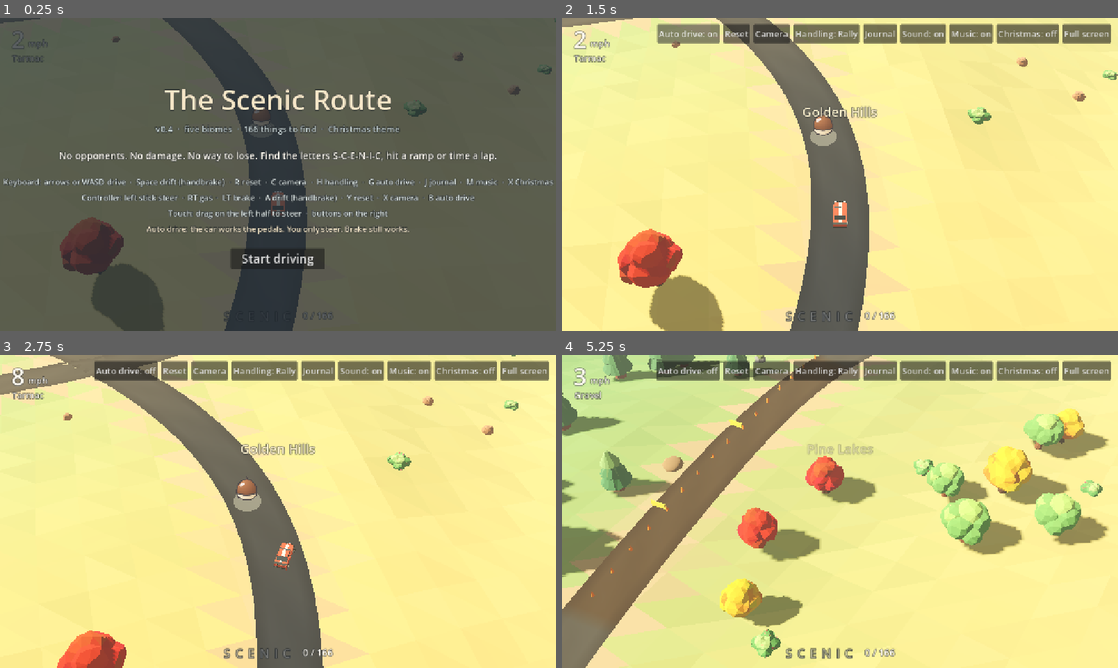
Above: before the commit, frames 1-4 (two rows, left to right).
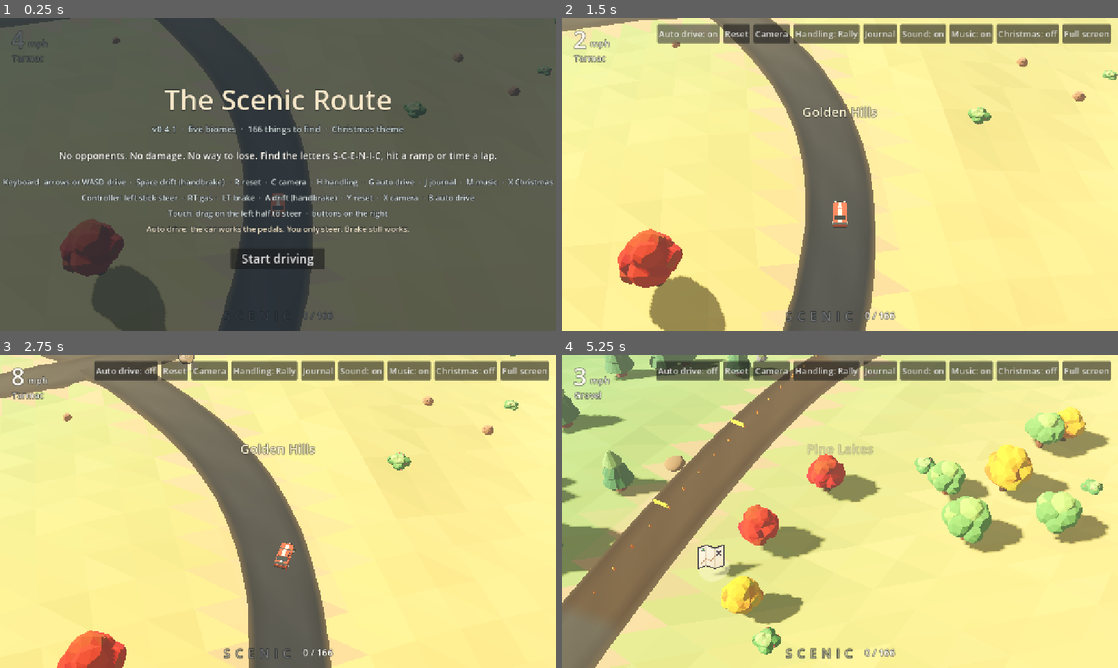
Above: after the commit, the same moments.

Repository: bclark10121-cloud/the-scenic-route
Game: Godot game, scene res://main.tscn
Two runs of this game, one before a commit and one after it. Both use one fixed random seed, a clock stepped at 60 frames per second and the inputs below.
Inputs (mouse positions are in pixels of both pictures, inside the frame that each line leads up to):
- Up to frame 1 (0.25 s): no input
- Up to frame 2 (1.5 s): click "Start driving" at 0.5 s; click "Auto drive: off" at 1.25 s
- Up to frame 3 (2.75 s): tap Enter (start) at 2 s; move the mouse to (400, 495) at 2.02 s; hold D (steer_right) from 2.03 s (still down); hold G (auto) from 2.03 s (still down); click (400, 495) at 2.17 s
- Up to frame 4 (5.25 s): release D (steer_right) at 2.75 s; release G (auto) at 2.75 s; drag from (728, 527) to (812, 574) at 2.77 s; move the mouse to (895, 442) at 3.52 s; hold D (steer_right) 3.53-4.25 s; hold W (gas) 3.53-4.25 s; drag from (812, 574) to (673, 464) at 4.27 s; move the mouse to (1006, 558) at 5.02 s; hold A (steer_left) from 5.03 s (still down); tap 1 (go1) at 5.1 s

The runs differ from the first frame. In frame 1, 2.8% of the frame differs, in the area x 0-100%, y 0-100%; in frame 2, 2.9%; in frame 3, 3.2%; in frame 4, 7.9%, in the area x 0-99%, y 0-100%.

Commit message:
v0.4.1: clean roads, solid railings and scenery
Roads are raised beds with their own collision and a soft verge, with the
ground dug lower underneath, so nothing pokes through on phones. Bridge
railings, trees, rocks, bushes and cactus now stop the car.

Co-Authored-By: Claude Fable 5.2 <noreply@anthropic.com>
Claude-Session: https://claude.ai/code/session_0117TTYBK9WeMkHugLJnrb6q

Diff:
--- a/project.godot
+++ b/project.godot
@@ -3,7 +3,7 @@
 
 [application]
 config/name="The Scenic Route"
-config/version="0.4.0"
+config/version="0.4.1"
 run/main_scene="res://main.tscn"
 config/features=PackedStringArray("4.6", "GL Compatibility")
 config/icon="res://icon.png"
--- a/scripts/hud.gd
+++ b/scripts/hud.gd
@@ -120,7 +120,7 @@
 	box.alignment = BoxContainer.ALIGNMENT_CENTER
 	box.add_theme_constant_override("separation", 10)
 	box.add_child(_centered("The Scenic Route", 64, Color("f6e7c8")))
-	box.add_child(_centered("v0.4  ·  five biomes  ·  166 things to find  ·  Christmas theme", 20, Color("c9d6d6")))
+	box.add_child(_centered("v0.4.1  ·  five biomes  ·  166 things to find  ·  Christmas theme", 20, Color("c9d6d6")))
 	box.add_child(_centered(" ", 8, Color.WHITE))
 	box.add_child(_centered("No opponents. No damage. No way to lose. Find the letters S-C-E-N-I-C, hit a ramp or time a lap.", 22, Color("fffaf0")))
 	box.add_child(_centered(" ", 8, Color.WHITE))
--- a/scripts/main.gd
+++ b/scripts/main.gd
@@ -29,6 +29,8 @@
 		"bg": Color("f0d9b8"), "fog": Color("ecd6b6"), "amb": Color("d8c0a0"), "road": Car.GRAVEL, "off": Car.GRASS, "rc": [Color("d2b083"), Color("b6946a")]},
 ]
 const BIOMES := 5
+const MAIN := 4         # the first roads are the main ones: loop, two across and the desert bend
+const ROAD_BED := 0.3   # how far the ground is dug down under a road
 
 var H := PackedFloat32Array()   # heights, (N+1) x (N+1)
 var C := PackedColorArray()     # ground colour at each height point
@@ -463,7 +465,7 @@
 		var from := Vector2.ZERO
 		var to := Vector2.ZERO
 		for i in range(0, tp.size(), 4):
-			for ri in 4:
+			for ri in MAIN:
 				var mp: PackedVector2Array = roads[ri].p
 				for j in range(0, mp.size(), 4):
 					var d := tp[i].distance_squared_to(mp[j])
@@ -472,7 +474,7 @@
 		var midp := (from + to) * 0.5 + (to - from).orthogonal().normalized() * 12.0
 		_add_road(_catmull(PackedVector2Array([from, midp, to]), false), 3.6, false)
 	# road works: two stretches on each main road where the surface is dug up to gravel
-	for ri in 4:
+	for ri in MAIN:
 		var r: Dictionary = roads[ri]
 		var n: int = r.p.size()
 		for frac in [0.27, 0.71]:
@@ -495,7 +497,7 @@
 	# a road point deep inside each biome, for the banner, the test keys and the letters
 	for b in BIOMES:
 		var best := -1.0
-		for ri in 4:
+		for ri in MAIN:
 			var lp: PackedVector2Array = roads[ri].p
 			for i in range(10, lp.size() - 10, 5):
 				var w := biome_w(lp[i].x, lp[i].y)
@@ -565,7 +567,7 @@
 			var rn := road_near(x, z)
 			if rn[1] >= 0:
 				var r: Dictionary = roads[rn[1]]
-				h = lerpf(r.h[rn[2]], h, smoothstep(r.hw + 1.5, r.hw + 14.0, rn[0]))
+				h = lerpf(r.h[rn[2]] - ROAD_BED, h, smoothstep(r.hw + 3.5, r.hw + 15.0, rn[0]))
 				c = c.lerp(sh, 1.0 - smoothstep(r.hw - 0.5, r.hw + 5.0, rn[0]))
 			c = c.lerp(Color("cdbf92"), smoothstep(WATER + 0.7, WATER - 0.3, h))   # sandy shore
 			c.a = 1.0
@@ -687,14 +689,18 @@
 	mi.cast_shadow = GeometryInstance3D.SHADOW_CASTING_SETTING_OFF
 	add_child(mi)
 
+## The roads. Each one is its own raised bed with its own collision, a little above the ground.
+## The ground under it is dug slightly lower, so no piece of ground can poke up through the road.
 func _ribbons() -> void:
+	var body := StaticBody3D.new()
+	add_child(body)
 	for ri in roads.size():
 		var r: Dictionary = roads[ri]
 		var p: PackedVector2Array = r.p
 		var n := p.size()
 		var hw: float = r.hw
-		var lift := 0.04 + 0.015 * ri if ri < 4 else (0.1 if ri < 4 + BIOMES else 0.115)
-		var offs := [-1.0, -0.55, 0.0, 0.55, 1.0]
+		var lift := 0.015 * ri if ri < MAIN else (0.08 if ri < MAIN + BIOMES else 0.1)
+		var offs := [-1.3, -1.0, -0.55, 0.0, 0.55, 1.0, 1.3]   # the outer two are a sloping verge
 		var st := SurfaceTool.new()
 		st.begin(Mesh.PRIMITIVE_TRIANGLES)
 		var rows := n + 1 if r.closed else n
@@ -706,29 +712,35 @@
 			var side := Vector2(-tan.y, tan.x)
 			var bw := biome_w(a.x, a.y)   # the road colour blends where two biomes meet
 			var rc := [Color(0, 0, 0), Color(0, 0, 0)]
+			var verge := Color(0, 0, 0)
 			for bi in BIOMES:
 				rc[0] += BIOME[bi].rc[0] * bw[bi]
 				rc[1] += BIOME[bi].rc[1] * bw[bi]
-			rc[0].a = 1.0; rc[1].a = 1.0
+				verge += BIOME[bi].shoulder * bw[bi]
+			rc[0].a = 1.0; rc[1].a = 1.0; verge.a = 1.0
 			if r.br[i % n] == 1:   # bridge deck: wooden planks
 				rc = [Color("c9a26e") if i % 2 == 0 else Color("b98f5c"), Color("7d5f3e")]
+				verge = Color("7d5f3e")
 			elif r.wk[i % n] == 1:   # road works: bare dirt
 				rc = [Color("b08a5e"), Color("9a7650")]
-			for j in 5:
+			var y: float = r.h[i % n] + lift
+			for j in 7:
 				var q: Vector2 = a + side * hw * offs[j]
+				var outer: bool = j == 0 or j == 6
 				st.set_normal(Vector3.UP)
 				var shade := 0.03 * sin(i * 0.9 + j * 2.1)
-				var c: Color = rc[1] if (j == 0 or j == 4) else rc[0]
+				var c: Color = verge if outer else (rc[1] if (j == 1 or j == 5) else rc[0])
 				st.set_color(c.lightened(maxf(shade, 0.0)).darkened(maxf(-shade, 0.0)))
-				st.add_vertex(Vector3(q.x, height_at(q.x, q.y) + lift, q.y))
+				st.add_vertex(Vector3(q.x, y - (ROAD_BED + 0.12 if outer else 0.0), q.y))
 		for i in rows - 1:
-			for j in 4:
-				var a0 := i * 5 + j
-				var b0 := (i + 1) * 5 + j
+			for j in 6:
+				var a0 := i * 7 + j
+				var b0 := (i + 1) * 7 + j
 				for idx in [a0, a0 + 1, b0, a0 + 1, b0 + 1, b0]:
 					st.add_index(idx)
+		var mesh := st.commit()
 		var mi := MeshInstance3D.new()
-		mi.mesh = st.commit()
+		mi.mesh = mesh
 		var m := StandardMaterial3D.new()
 		m.vertex_color_use_as_albedo = true
 		m.roughness = 1.0
@@ -736,6 +748,12 @@
 		mi.material_override = m
 		mi.cast_shadow = GeometryInstance3D.SHADOW_CASTING_SETTING_OFF
 		add_child(mi)
+		var shape := ConcavePolygonShape3D.new()
+		shape.backface_collision = true
+		shape.set_faces(mesh.get_faces())
+		var cs := CollisionShape3D.new()
+		cs.shape = shape
+		body.add_child(cs)
 
 func _flat_pad() -> void:
 	flat_surface = Car.TARMAC
@@ -805,7 +823,7 @@
 			kind = ["rock", "rock_sand", "rock_ice", "rock_sand", "rock"][b]
 			var rs := lerpf(0.8, 2.4, s)
 			sc = Vector3(rs * 1.3, rs, rs * 1.3)
-			solid = rs * 0.55
+			solid = rs * 0.72
 			y -= 0.12 * rs
 		elif roll < 0.17:
 			if b == 2 or b == 3 or wood < -0.25:
@@ -813,6 +831,7 @@
 			kind = "bush"
 			var bs := lerpf(0.9, 1.7, s)
 			sc = Vector3(bs * 1.4, bs, bs * 1.4)
+			solid = bs * 0.6
 		else:
 			var need: float = [-0.02, 0.3, 0.12, 0.2, -0.12][b]
 			if not (wood > need or (rd < 18.0 and roll > 0.93)):
@@ -829,7 +848,7 @@
 				kind = "tree_autumn_gold" if pick < 0.42 else ("tree_autumn_red" if pick < 0.84 else "tree_leafy")
 			var ts := lerpf(6.5, 10.5, s) if kind.begins_with("tree_pine") else (lerpf(3.2, 5.6, s) if kind == "cactus" else lerpf(5.5, 8.5, s))
 			sc = Vector3(ts, ts, ts)
-			solid = 0.38
+			solid = 0.5 if kind == "cactus" else ts * 0.17   # wide enough that the car stops at the branches
 			y -= 0.15
 			tree_count += 1
 		var ck := Vector2i(floori(x / CHUNK), floori(z / CHUNK))
@@ -843,7 +862,10 @@
 				add_child(bodies[ck])
 			var cs := CollisionShape3D.new()
 			if kind.begins_with("tree") or kind == "cactus":
-				cs.shape = trunk
+				var tr := CylinderShape3D.new()
+				tr.radius = solid
+				tr.height = 5.0
+				cs.shape = tr
 				cs.position = Vector3(x, y + 2.4, z)
 			else:
 				var sp := SphereShape3D.new()
@@ -964,7 +986,7 @@
 	cone_mat.albedo_color = Color("ff7a1a")
 	var cone_shape := CylinderShape3D.new()
 	cone_shape.radius = 0.22; cone_shape.height = 0.8
-	for ri in 4:   # main roads only: the circuits stay clear
+	for ri in MAIN:   # main roads only: the circuits stay clear
 		var r: Dictionary = roads[ri]
 		var p: PackedVector2Array = r.p
 		var n := p.size()
@@ -1129,6 +1151,22 @@
 
 # ---------- bridges and road works ----------
 
+## True when a point lies on a road other than the given one.
+func _on_other_road(q: Vector2, ri: int) -> bool:
+	var cx := floori(q.x / HASH)
+	var cz := floori(q.y / HASH)
+	for dx in range(-1, 2):
+		for dz in range(-1, 2):
+			var key := Vector2i(cx + dx, cz + dz)
+			if road_hash.has(key):
+				for code in road_hash[key]:
+					var rj: int = code / 100000
+					if rj != ri:
+						var o: Dictionary = roads[rj]
+						if o.p[code % 100000].distance_to(q) < float(o.hw) + 1.2:
+							return true
+	return false
+
 func _knock(mesh: Mesh, mat: Material, shape: Shape3D, pos: Vector3, yaw: float, mass: float) -> void:
 	var b := RigidBody3D.new()
 	b.mass = mass
@@ -1147,7 +1185,12 @@
 func _road_dress() -> void:
 	var posts: Array = []
 	var rails: Array = []
-	for r in roads:
+	var rail_body := StaticBody3D.new()
+	add_child(rail_body)
+	var rail_shape := BoxShape3D.new()
+	rail_shape.size = Vector3(0.3, 1.8, 2.2)
+	for ri in roads.size():
+		var r: Dictionary = roads[ri]
 		var p: PackedVector2Array = r.p
 		var n := p.size()
 		for i in n:
@@ -1159,11 +1202,17 @@
 			var sd := Vector2(-tan.y, tan.x)
 			for sx in [-1.0, 1.0]:
 				var q: Vector2 = p[i] + sd * sx * (float(r.hw) + 0.25)
-				var y := height_at(q.x, q.y)
+				if _on_other_road(q, ri):
+					continue   # no railing across a junction
+				var y: float = r.h[i]
 				var basis := Basis(Vector3.UP, atan2(tan.x, tan.y))
 				rails.append(Transform3D(basis, Vector3(q.x, y + 1.05, q.y)))
 				if i % 3 == 0:
 					posts.append(Transform3D(basis, Vector3(q.x, y + 0.55, q.y)))
+				var rcs := CollisionShape3D.new()   # railings are solid
+				rcs.shape = rail_shape
+				rcs.transform = Transform3D(basis, Vector3(q.x, y + 0.9, q.y))
+				rail_body.add_child(rcs)
 	var wood := StandardMaterial3D.new()
 	wood.albedo_color = Color("f1e6cf")
 	wood.roughness = 0.9
@@ -1593,7 +1642,7 @@
 	var f := car.global_transform.basis.z
 	if Vector2(f.x, f.z).dot(dir) < 0.0 and resets > 0:
 		dir = -dir
-	car.place(Vector3(a.x, height_at(a.x, a.y) + 0.25, a.y), atan2(dir.x, dir.y))
+	car.place(Vector3(a.x, float(r.h[i]) + 0.4, a.y), atan2(dir.x, dir.y))
 
 ## Back on the nearest road, level and still. Never a penalty.
 func reset_car() -> void:
@@ -1890,6 +1939,7 @@
 	if car.speed < 1.0 and _bt > 3.0:
 		_drive_stuck += dt
 		if _drive_stuck > 3.0:
+			if resets < 3 and OS.get_cmdline_user_args().has("--times"): print("STUCK at %s sample %d h_road %.2f ground %.2f up %.2f grounded %d wk %d br %d" % [car.global_position, _drive_i, float(r.h[_drive_i]), height_at(car.global_position.x, car.global_position.z), car.global_transform.basis.y.y, car.grounded, int(r.wk[_drive_i]), int(r.br[_drive_i])])
 			reset_car()
 			_drive_stuck = 0.0
 	else:
Not shown, changed: export_presets.cfg
Not shown, changed: BACKLOG.md
Not shown, changed: CLAUDE.md
Not shown, removed: docs/downloads/TheScenicRoute-v0.4.0.apk
Not shown, added: docs/downloads/TheScenicRoute-v0.4.1.apk
Not shown, changed: docs/play/index.pck
Not shown, added: docs/release-notes/v0.4.1.md
